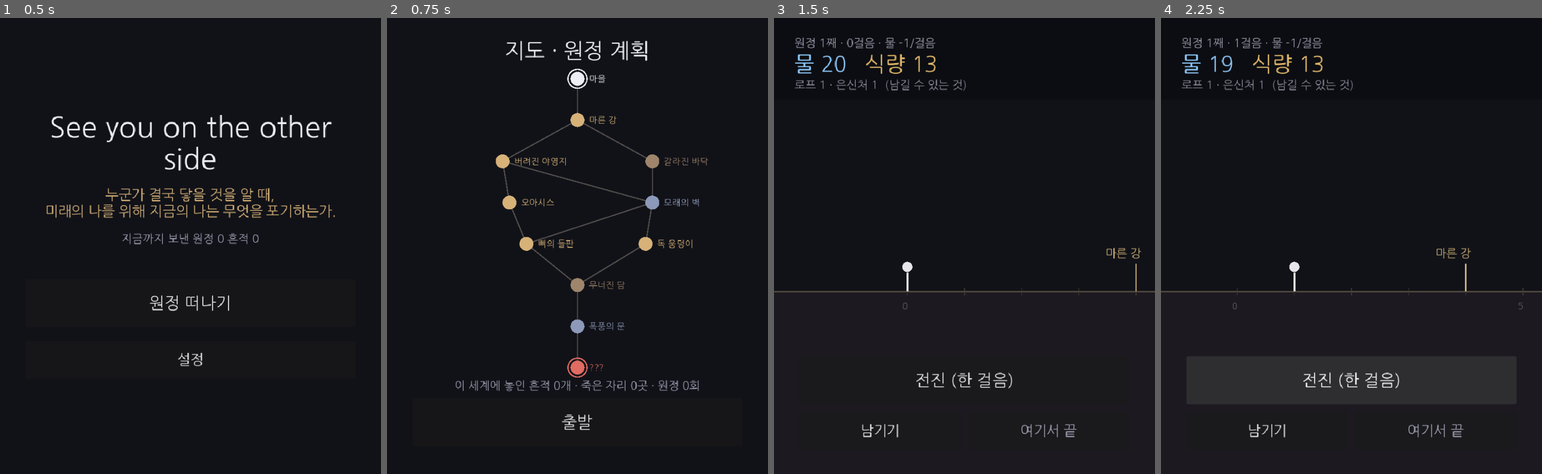
Above: before the commit, frames 1-4 (left to right).
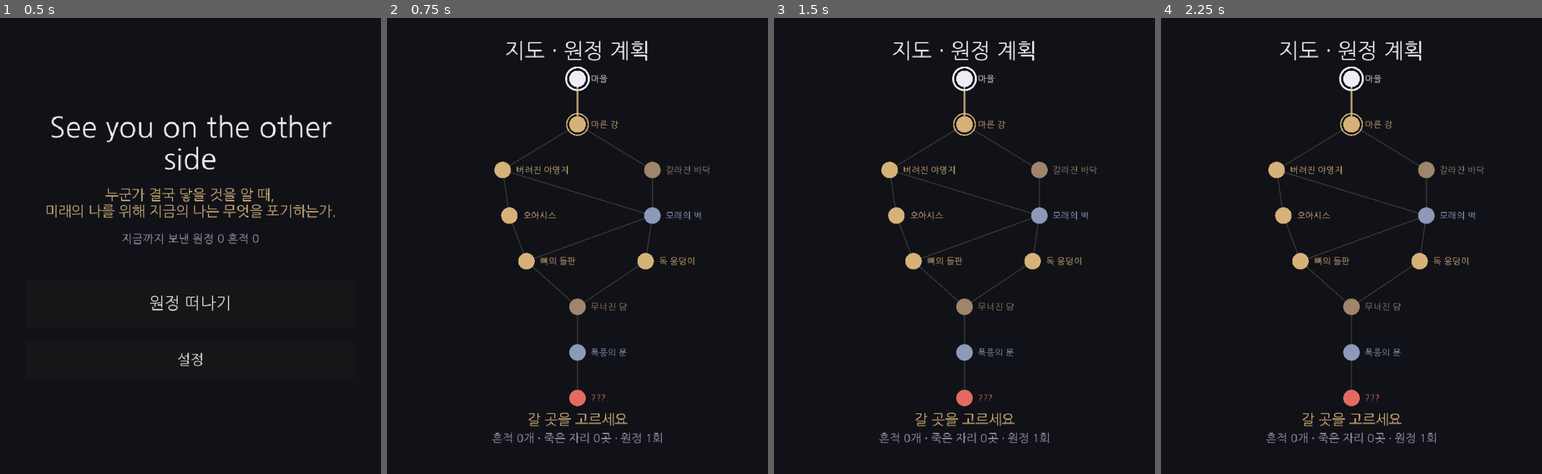
Above: after the commit, the same moments.

Repository: soomin007/Otherside
Game: Godot game, scene res://scenes/main.tscn
The game is run twice, just before and just after one commit, with the same random seed, the same clock (stepped at 60 frames per second) and the same inputs.
Inputs (mouse positions are in pixels of both pictures, inside the frame that each line leads up to):
- Up to frame 1 (0.5 s): no input
- Up to frame 2 (0.75 s): click "원정 떠나기" at 0.5 s
- Up to frame 3 (1.5 s): click (964, 423) at 1.25 s, where only the run before the commit has a clickable "출발"
- Up to frame 4 (2.25 s): click (1351, 378) at 2 s, where only the run before the commit has a clickable "전진 (한 걸음)"

Frame 1 is identical in both runs. In frame 2, 5.4% of the frame differs, in the area x 17-85%, y 10-94%; in frame 3, 5.6%; in frame 4, 14%, in the area x 0-100%, y 4-94%.

Commit message:
feat(map): 노드 맵 연동 — 지도 선택→엣지 횡스크롤→도착 이벤트→복귀
- core/ExpeditionRun.gd: leg 단일 횡스크롤 -> 엣지 진행 모델. current_node/begin_edge/arrived/arrive/
  target_node_id/edge_remaining. step 이 엣지(5걸음) 전진 -> 도착 시 MapGraph 노드 events. leg=원정 누적(거리 곡선). 남기기 보존
- GameState.gd: start_expedition -> travel_to(엣지+expedition) / arrive_node(arrive+map)
- ui/Map.gd: 출발 버튼 폐기 -> next 노드 클릭(_gui_input) -> travel_to. _ready 새 원정/복귀 판별. 현재·선택 노드 강조
- ui/Expedition.gd: _on_advance 도착시 arrive_node, _refresh "도착·지도로", _draw 엣지 단면(목표 노드)으로 단순화
- 기획서 §5 + backlog 갱신

지도↔횡스크롤 번갈기 코어 루프 작동. 흔적/차단/안개/죽음의 노드화는 다음 단계(잠시 빠짐).
검증: --import + -s(엣지 진행·도착·복귀) + map/expedition/main 부팅, 에러 0.

Co-Authored-By: Claude Opus 4.8 (1M context) <noreply@anthropic.com>
Claude-Session: https://claude.ai/code/session_016EykXXuV1kPR9ZLNY3e4LP

Diff:
--- a/scripts/GameState.gd
+++ b/scripts/GameState.gd
@@ -38,10 +38,17 @@
 	current_run = ExpeditionRun.new(START_RESOURCES, bridged_legs(), flags, pickup_traces_map())
 	expedition_count += 1
 
-## 다음 원정을 떠난다 (지도 → 횡스크롤). 새 ExpeditionRun 을 만들고 씬을 바꾼다.
-func start_expedition() -> void:
-	begin_run_in_place()
+## 지도에서 고른 노드로 향한다 (지도 → 횡스크롤). 그 엣지를 시작하고 씬을 바꾼다.
+func travel_to(target_id: String) -> void:
+	if current_run != null:
+		current_run.begin_edge(target_id)
 	get_tree().change_scene_to_file(SCENE_EXPEDITION)
+
+## 노드에 도착해 지도로 돌아간다 (횡스크롤 → 지도). 현재 노드를 목표로 옮긴다.
+func arrive_node() -> void:
+	if current_run != null:
+		current_run.arrive()
+	get_tree().change_scene_to_file(SCENE_MAP)
 
 ## 죽기 전 단 한 번 흔적을 남긴다 (기획서 §3). 남김 = 자기 수명 깎기.
 func leave_trace(trace: TraceData) -> void:
--- a/scripts/core/ExpeditionRun.gd
+++ b/scripts/core/ExpeditionRun.gd
@@ -1,39 +1,42 @@
 class_name ExpeditionRun
 extends RefCounted
 
-## 한 번의 원정(현재 진행 중)의 순수 상태 + 전진/소모/상황 로직. 노드·렌더링 무의존, 테스트 가능.
-## 자원 = 수명 (기획서 §3): 걸음마다 닳고, 소모 자원이 바닥나면 고갈사(소모 위협 = 갈증).
+## 한 번의 원정 상태 + 진행 로직. 노드 그래프(MapGraph)를 엣지 단위로 횡스크롤 전진한다.
+## 루프: 지도에서 다음 노드를 고르면 begin_edge → step 으로 그 노드까지 전진 → 도착 시 노드 이벤트 → 지도 복귀(arrive).
+## 자원 = 수명(기획서 §3): 걸음마다 닳고(거리 비례), 바닥나면 고갈사. leg = 원정 전체 누적 걸음(거리 곡선의 기준).
 ##
-## 페이싱: 매 걸음 자원이 닳고, 결정 상황이 떠 결정을 얹는다.
-##  - 일반 상황: 2~4걸음 랜덤 간격(GAP_MIN..GAP_MAX) 으로 등장(Situations.CATALOG).
-##  - 랜드마크: 정해진 걸음에 고정 등장(Situations.LANDMARKS) - 아이코닉한 장소가 페이싱의 앵커.
-## 물은 걸음마다, 식량은 천천히 닳아 서로 다른 속도의 두 시계. 물이 보통 먼저 바닥나는 긴급한 시계.
+## ⚠️ 노드화 진행 중: 흔적 줍기·차단 영구화의 노드 연동은 다음 단계. 이번 단계는 핵심 흐름(엣지 전진 + 도착 이벤트 + 일반 상황).
+##   (생성자가 받는 bridged/pickup_traces 는 다음 단계용으로 보존만 한다.)
 
 const WATER_PER_STEP: int = 1     ## 물 기본 소모 (출발지 근처). 거리에 따라 늘어난다(water_cost).
 const DESOLATION_EVERY: int = 16  ## 이 걸음마다 물 소모 +1 (멀수록 척박 — 거리 곡선)
 const FOOD_EVERY: int = 2         ## 식량은 이 걸음 수마다 1 소모 (느린 배고픔)
-const GAP_MIN: int = 2         ## 일반 상황 최소 간격 (걸음)
-const GAP_MAX: int = 4         ## 일반 상황 최대 간격 (걸음)
+const GAP_MIN: int = 2            ## 엣지 안 일반 상황 최소 간격 (걸음)
+const GAP_MAX: int = 4            ## 엣지 안 일반 상황 최대 간격 (걸음)
+const EDGE_LEN: int = 5           ## 노드 사이 한 엣지의 걸음 수 (임시 고정 — 다음에 노드 간 거리로)
 
 ## 남길 때 잃는 양 = 다음 원정대가 줍기로 얻는 양(Situations.pickup_trace 와 대칭). 물건 하나 = 그만큼의 희생.
 const LEAVE_COST: Dictionary = {"water": 4, "food": 3, "shelter": 1, "rope": 1}
 
 var resources: Dictionary = {}        ## {"water": int, "food": int, "rope": int, "shelter": int}
-var leg: int = 0                      ## 전진한 걸음 수
+var leg: int = 0                      ## 원정 전체 누적 걸음(거리 곡선)
 var alive: bool = true
 var death_cause: String = ""          ## "" | "thirst" | "hunger"
 var pending_situation: Dictionary = {} ## 지금 결정해야 할 상황 (비어 있으면 없음)
-var bequeathed: bool = false          ## 이번 원정에 "남김 한 번"을 이미 썼나 (런당 1회)
+var bequeathed: bool = false          ## 이번 원정에 "남기기"를 이미 썼나 (런당 1회)
+var current_node: String = ""         ## 지금 서 있는 노드(지도 복귀의 기준)
 
 var rng := RandomNumberGenerator.new()
 var _last_situation_id: String = ""
 var _next_situation_leg: int = 0      ## 다음 일반 상황이 뜰 걸음
-var _bridged: Dictionary = {}  ## 로프가 걸린 차단 leg 집합(leg->true). 차단=영구 지형 변화의 런타임 표현.
-var _flags: Dictionary = {}    ## 켜진 플래그(run ∪ persist). 런 시작 시 영속 플래그 로드, 런 중 sets 로 추가.
-var _traces: Dictionary = {}   ## 줍을 수 있는 과거 흔적 {leg: {kind, tags}} (GameState 주입). 그 걸음에서 줍기 카드.
+var _bridged: Dictionary = {}         ## (보존) 로프가 걸린 차단 leg — 차단 노드화에서 사용 예정
+var _flags: Dictionary = {}           ## 켜진 플래그(run ∪ persist). 런 시작 시 영속 플래그 로드, 런 중 sets 로 추가.
+var _traces: Dictionary = {}          ## (보존) 줍을 수 있는 과거 흔적 — 흔적 노드화에서 사용 예정
+var _target_node: String = ""         ## 이번 엣지의 목표 노드
+var _edge_step: int = 0               ## 이번 엣지에서 전진한 걸음
+var _edge_len: int = 0
 
-## bridged = 과거 원정의 로프 고정 차단 leg. persist_flags = 과거 영속 플래그. pickup_traces = 줍을 수 있는 과거 흔적.
-## core 는 GameState 를 참조하지 않는다(순수성) - 영속 데이터는 생성자로 받는다.
+## bridged/persist_flags/pickup_traces = 과거 원정에서 누적된 영속 데이터(GameState 주입). core 는 GameState 미참조(순수성).
 func _init(starting: Dictionary = {}, bridged: Array = [], persist_flags: Array = [], pickup_traces: Dictionary = {}) -> void:
 	resources = starting.duplicate()
 	for lg in bridged:
@@ -41,8 +44,8 @@
 	for f in persist_flags:
 		_flags[str(f)] = true
 	_traces = pickup_traces.duplicate(true)
+	current_node = MapGraph.START_ID
 	rng.randomize()
-	_schedule_next()
 
 func get_res(key: String) -> int:
 	return int(resources.get(key, 0))
@@ -51,23 +54,20 @@
 func water_cost() -> int:
 	return WATER_PER_STEP + int(leg / DESOLATION_EVERY)
 
-## 이 걸음의 차단에 이미 로프가 걸려 있나 (과거 원정 + 이번 원정에 새로 건 것 포함).
 func is_bridged(lg: int) -> bool:
 	return _bridged.has(lg)
 
-## 이번 원정에 차단에 로프를 걸었다 - 같은 런의 렌더링이 즉시 반영하도록 표시한다.
 func mark_bridged(lg: int) -> void:
 	_bridged[lg] = true
 
-## 이 원정에 플래그가 켜져 있나 (run 또는 과거 영속 둘 다 _flags 에 들어 있음).
 func has_flag(f: String) -> bool:
 	return _flags.has(f)
 
-## 플래그를 켠다 (UI 가 선택의 sets/sets_persist 를 반영). 영속 저장은 GameState 가 따로 한다.
 func set_flag(f: String) -> void:
 	_flags[f] = true
 
-## 이 물건(자원)을 남길 때 잃는 양.
+# --- 남기기 (런당 1회, 죽음과 별개) ---
+
 func leave_cost(key: String) -> int:
 	return int(LEAVE_COST.get(key, 0))
 
@@ -83,39 +83,69 @@
 	return true
 
 ## 물건을 남긴다 — 자원을 비용만큼 잃고(자기 수명 깎기) 토큰을 소진한다. 흔적 자체는 UI/GameState 가 만든다.
-## can_leave 가 보장하므로 이로 인해 죽지 않는다(전진은 계속).
 func do_leave(key: String) -> void:
 	resources[key] = get_res(key) - leave_cost(key)
 	bequeathed = true
 
-## 한 걸음 전진 - 소모 자원을 차감하고 고갈을 판정한다. 살아남으면 랜드마크/일반 상황을 세운다.
+# --- 노드 진행 (지도 ↔ 횡스크롤) ---
+
+## 지도에서 고른 다음 노드로 향하는 엣지를 시작한다(횡스크롤 진입 시).
+func begin_edge(target_id: String) -> void:
+	_target_node = target_id
+	_edge_len = EDGE_LEN
+	_edge_step = 0
+	_schedule_next()
+
+## 이번 엣지의 목표 노드에 도착했나(이벤트/복귀 대기).
+func arrived() -> bool:
+	return _target_node != "" and _edge_step >= _edge_len
+
+## 도착 처리 — 지도 복귀 시 현재 노드를 목표로 옮기고 엣지를 닫는다.
+func arrive() -> void:
+	if _target_node == "":
+		return
+	current_node = _target_node
+	_target_node = ""
+	_edge_step = 0
+	_edge_len = 0
+
+## 목적지(end)에 닿았나 — 지도 복귀(arrive) 후 판정.
+func at_end() -> bool:
+	return current_node == "end"
+
+## 이번 엣지의 목표 노드 id (엣지 진행 중이 아니면 빈 문자열).
+func target_node_id() -> String:
+	return _target_node
+
+## 목표 노드까지 남은 걸음.
+func edge_remaining() -> int:
+	return maxi(0, _edge_len - _edge_step)
+
+## 한 걸음 전진 — 소모 자원을 차감하고 고갈을 판정한다. 엣지 중엔 일반 상황, 끝에선 도착 노드 이벤트.
 func step() -> void:
 	if not alive or not pending_situation.is_empty():
 		return
+	if _target_node == "" or arrived():
+		return  # 엣지 시작 전(지도) 또는 이미 도착(복귀 대기)
 	leg += 1
+	_edge_step += 1
 	resources["water"] = get_res("water") - water_cost()
 	if leg % FOOD_EVERY == 0:
 		resources["food"] = get_res("food") - 1
 	_check_death()
 	if not alive:
 		return
-	# 랜드마크(고정 지형)가 일반 상황보다 우선. 어느 쪽이 떠도 다음 일반 상황 일정을 새로 잡는다.
-	if Situations.LANDMARKS.has(leg):
-		var feat: Dictionary = Situations.landmark(leg)
-		# 이미 로프를 건 차단이면 이전 원정대가 길을 열어둔 통과 카드로 대체(self-async 보상).
-		if str(feat.get("kind", "cache")) == "blockage" and _bridged.has(leg):
-			_set_pending(Situations.crossed_blockage(feat))
-		else:
-			# 이벤트 풀에서 하나 — 켜진 플래그(_flags)에 맞는 변형 이벤트 우선.
-			_set_pending(Situations.pick_event(feat, _flags, rng))
-	elif _traces.has(leg):
-		# 과거 흔적이 있는 걸음 — 줍기 카드(랜드마크 다음 우선).
-		_set_pending(Situations.pickup_trace(_traces[leg]))
+	if _edge_step >= _edge_len:
+		# 목표 노드 도착 — 노드 이벤트(events 있으면. start/end 는 없음 → 바로 복귀 대기).
+		var node: Dictionary = MapGraph.node(_target_node)
+		var ev: Dictionary = Situations.pick_event(node, _flags, rng)
+		if not ev.is_empty():
+			_set_pending(ev)
 	elif leg >= _next_situation_leg:
-		# 일반 상황도 플래그 조건(requires)을 받는다 — 같은 런 연쇄.
+		# 엣지 중 일반 상황 — 플래그 조건(requires)도 받는다(같은 런 연쇄).
 		_set_pending(Situations.pick(rng, _last_situation_id, _flags))
 
-## 상황의 한 선택지를 적용한다 - 자원 델타 반영 후 고갈 판정. 선택이 곧 죽음일 수도 있다.
+## 상황의 한 선택지를 적용한다 — 자원 델타 반영 후 고갈 판정. 선택이 곧 죽음일 수도 있다.
 func apply_choice(effect: Dictionary) -> void:
 	for key in effect:
 		resources[key] = get_res(key) + int(effect[key])
--- a/scripts/ui/Expedition.gd
+++ b/scripts/ui/Expedition.gd
@@ -221,6 +221,7 @@
 	_water_label.add_theme_color_override("font_color", _res_color(water, 3, Color(0.55, 0.78, 0.97)))
 	_food_label.add_theme_color_override("font_color", _res_color(food, 2, Color(0.88, 0.72, 0.42)))
 	_aux_label.text = "로프 %d · 은신처 %d  (남길 수 있는 것)" % [_run.get_res("rope"), _run.get_res("shelter")]
+	_advance_btn.text = "도착 · 지도로" if _run.arrived() else "전진 (한 걸음)"
 	_update_leave_btn()
 	_update_storm_fx()
 	queue_redraw()
@@ -272,6 +273,9 @@
 
 func _on_advance() -> void:
 	if not _run.alive or not _run.pending_situation.is_empty():
+		return
+	if _run.arrived():
+		GameState.arrive_node()  # 목표 노드 도착 → 지도로 복귀(다음 분기 선택)
 		return
 	_run.step()
 	_refresh()
@@ -585,27 +589,28 @@
 		if i % 5 == 0 and font != null:
 			draw_string(font, Vector2(x - 8.0, ground_y + 28.0), str(i), HORIZONTAL_ALIGNMENT_LEFT, -1, UITheme.FS_TINY, Color(0.4, 0.4, 0.42))
 
-	# 이전 원정대 — 남긴 흔적 점 (self-async). ROPE 는 차단의 다리로 따로 그리므로 건너뛴다.
-	for t in GameState.loaded_traces():
-		if t.object_kind == TraceData.ObjectKind.ROPE:
-			continue
-		var tx: float = t.leg * STEP_PX + offset
-		if tx < -20.0 or tx > rect.x + 20.0:
-			continue
-		draw_circle(Vector2(tx, ground_y - 10.0), 6.0, UITheme.SAND)
-		if not t.tags.is_empty() and font != null:
-			draw_string(font, Vector2(tx - 16.0, ground_y - 26.0), " ".join(PackedStringArray(t.tags)), HORIZONTAL_ALIGNMENT_LEFT, -1, UITheme.FS_SMALL, Color(0.72, 0.62, 0.46))
-
-	# 고정 지형 - 종류별로 그린다. 다가오는 걸 미리 보여줘 계획·대비를 만든다(아이코닉함 강화).
-	for lm_leg in Situations.LANDMARKS:
-		var feat: Dictionary = Situations.LANDMARKS[lm_leg]
-		match str(feat.get("kind", "cache")):
-			"blockage": _draw_blockage(lm_leg, feat, ground_y, offset, rect, font)
-			"storm": _draw_storm(lm_leg, feat, ground_y, offset, rect, font)
-			_: _draw_cache_marker(lm_leg, feat, ground_y, offset, rect, font)
+	# 목표 노드 — 이번 엣지의 도착점이 앞에서 다가온다(남은 걸음만큼 오른쪽). 노드화로 흔적/지형 마커는 다음 단계.
+	var dest_id: String = _run.target_node_id()
+	if dest_id != "":
+		var dx: float = walker_x + float(_run.edge_remaining()) * STEP_PX
+		var dnode: Dictionary = MapGraph.node(dest_id)
+		var dcol: Color = _node_kind_color(str(dnode.get("kind", "")))
+		draw_line(Vector2(dx, ground_y), Vector2(dx, ground_y - 48.0), dcol, 2.0)
+		draw_circle(Vector2(dx, ground_y - 54.0), 7.0, dcol)
+		if font != null:
+			draw_string(font, Vector2(dx - 50.0, ground_y - 64.0), str(dnode.get("name", "")), HORIZONTAL_ALIGNMENT_LEFT, 160, UITheme.FS_SMALL, dcol)
 
 	# 걷는 이
 	_draw_walker(Vector2(walker_x, ground_y), _run.alive)
+
+## 노드 종류별 색 (지도와 같은 팔레트).
+func _node_kind_color(kind: String) -> Color:
+	match kind:
+		"cache": return UITheme.SAND
+		"blockage": return Color(0.62, 0.52, 0.42)
+		"storm": return Color(0.55, 0.60, 0.72)
+		"end": return UITheme.DANGER
+		_: return UITheme.FG
 
 ## 자원형 지형 — 다가오는 앵커를 막대 + 이름으로.
 func _draw_cache_marker(lm_leg: int, feat: Dictionary, ground_y: float, offset: float, rect: Vector2, font: Font) -> void:
--- a/scripts/ui/Map.gd
+++ b/scripts/ui/Map.gd
@@ -1,16 +1,18 @@
 extends Control
 
-## 탑뷰 지도 — Slay the Spire 식 분기 노드 맵. 여기서 길을 골라 원정을 떠난다.
-## 총괄자가 거듭 보낸 원정대들의 누적(길/죽음/흔적)을 보여주는 창 — 주제의 시각화.
-##
-## 1단계(현재): 고정 노드 그래프(MapGraph)를 시각화 — 노드·엣지·분기. 위(마을)→아래(목적지).
-## 다음 단계: 현재 노드/선택, 노드 선택 → 횡스크롤 엣지 전진, 안개(누적), 죽음·흔적 노드 마커.
+## 탑뷰 지도 — Slay the Spire 식 분기 노드 맵. 현재 노드에서 갈 수 있는 다음 노드를 골라 떠난다.
+## 루프: 지도에서 노드 선택 → 그 엣지를 횡스크롤로 전진 → 도착 노드 이벤트 → 지도 복귀.
+## 노드 맵 비주얼은 임시(플레이스홀더) — 모양 다듬기는 그래픽 작업 때.
 
-const TOP_Y: float = 96.0    ## 제목 아래(지도 시작 y)
-const BOT_Y: float = 168.0   ## 하단 출발 영역 높이
-const NODE_R: float = 11.0
+const TOP_Y: float = 96.0
+const BOT_Y: float = 120.0
+const NODE_R: float = 13.0
 
 func _ready() -> void:
+	# 새 원정이면(run 없음 또는 직전 원정이 죽음) 마을부터 새로 시작한다. 도착 복귀(살아있는 run)는 유지.
+	if GameState.current_run == null or not GameState.current_run.alive:
+		GameState.begin_run_in_place()
+
 	var title := UITheme.make_label("지도 · 원정 계획", UITheme.FS_H1)
 	title.set_anchors_preset(Control.PRESET_TOP_WIDE)
 	title.offset_top = UITheme.SAFE + 10.0
@@ -20,27 +22,52 @@
 	bottom.set_anchors_preset(Control.PRESET_BOTTOM_WIDE)
 	bottom.offset_top = -BOT_Y
 	bottom.offset_bottom = -UITheme.SAFE
+	bottom.mouse_filter = Control.MOUSE_FILTER_IGNORE
 	add_child(bottom)
 
 	var bcol := VBoxContainer.new()
 	bcol.custom_minimum_size = Vector2(UITheme.COLUMN_W, 0)
-	bcol.add_theme_constant_override("separation", 10)
+	bcol.add_theme_constant_override("separation", 8)
 	bottom.add_child(bcol)
 
+	bcol.add_child(UITheme.make_label(_guide_text(), UITheme.FS_LABEL, UITheme.SAND))
 	bcol.add_child(UITheme.make_label(
-		"이 세계에 놓인 흔적 %d개 · 죽은 자리 %d곳 · 원정 %d회" % [GameState.traces.size(), GameState.deaths.size(), GameState.expedition_count],
+		"흔적 %d개 · 죽은 자리 %d곳 · 원정 %d회" % [GameState.traces.size(), GameState.deaths.size(), GameState.expedition_count],
 		UITheme.FS_SMALL, UITheme.MUTED))
-
-	var embark := UITheme.make_button("출발")
-	embark.pressed.connect(_on_embark_pressed)
-	bcol.add_child(embark)
 
 	queue_redraw()
 
-func _on_embark_pressed() -> void:
-	GameState.start_expedition()
+func _guide_text() -> String:
+	var cur: String = _current_node_id()
+	if cur == "end":
+		return "목적지에 닿았다. (여기까지가 Phase 0)"
+	return "갈 곳을 고르세요"
 
-# --- 노드 맵 렌더 ---
+func _current_node_id() -> String:
+	if GameState.current_run != null:
+		return GameState.current_run.current_node
+	return MapGraph.START_ID
+
+# --- 노드 선택(클릭) ---
+
+func _gui_input(event: InputEvent) -> void:
+	var clicked: bool = (event is InputEventMouseButton and event.pressed and event.button_index == MOUSE_BUTTON_LEFT) \
+		or (event is InputEventScreenTouch and event.pressed)
+	if not clicked:
+		return
+	var pos: Vector2 = event.position
+	var area := _map_area()
+	for nx in MapGraph.node(_current_node_id()).get("next", []):
+		var p: Vector2 = _node_screen(MapGraph.node(str(nx)), area)
+		if pos.distance_to(p) <= NODE_R + 16.0:
+			GameState.travel_to(str(nx))
+			return
+
+# --- 렌더 ---
+
+func _map_area() -> Rect2:
+	var rect: Vector2 = size
+	return Rect2(UITheme.PAD, TOP_Y, rect.x - UITheme.PAD * 2.0, rect.y - TOP_Y - BOT_Y)
 
 func _node_screen(node: Dictionary, area: Rect2) -> Vector2:
 	var mr: int = maxi(1, MapGraph.max_row())
@@ -63,32 +90,38 @@
 	var rect: Vector2 = size
 	if rect.x <= 0.0 or rect.y <= 0.0:
 		return
-	var area := Rect2(UITheme.PAD, TOP_Y, rect.x - UITheme.PAD * 2.0, rect.y - TOP_Y - BOT_Y)
+	var area := _map_area()
 	if area.size.y < 60.0 or area.size.x < 60.0:
 		return
 	var font: Font = get_theme_default_font()
 	if font == null:
 		font = ThemeDB.fallback_font
 
-	# 엣지(분기) 먼저 — 노드 뒤에 깔린다.
+	var cur: String = _current_node_id()
+	var nexts: Array = MapGraph.node(cur).get("next", [])
+
+	# 엣지 — 현재 노드에서 갈 수 있는 길은 또렷이, 나머지는 흐리게
 	for id in MapGraph.NODES:
 		var node: Dictionary = MapGraph.NODES[id]
 		var from: Vector2 = _node_screen(node, area)
+		var reachable: bool = (id == cur)
 		for nx in node.get("next", []):
 			var nn: Dictionary = MapGraph.node(str(nx))
 			if nn.is_empty():
 				continue
-			draw_line(from, _node_screen(nn, area), Color(0.42, 0.40, 0.38, 0.7), 2.0)
+			var col: Color = Color(0.78, 0.66, 0.45, 0.9) if reachable else Color(0.40, 0.38, 0.36, 0.5)
+			draw_line(from, _node_screen(nn, area), col, 2.5 if reachable else 1.5)
 
-	# 노드 + 이름
+	# 노드 — 현재(굵은 테두리)·선택 가능(반짝 테두리)·나머지
 	for id in MapGraph.NODES:
 		var node: Dictionary = MapGraph.NODES[id]
 		var p: Vector2 = _node_screen(node, area)
 		var kind: String = str(node.get("kind", ""))
 		var col: Color = _kind_color(kind)
-		# 시작/끝은 테두리로 강조
-		if kind == "start" or kind == "end":
-			draw_arc(p, NODE_R + 4.0, 0.0, TAU, 24, col, 2.0)
 		draw_circle(p, NODE_R, col)
+		if id == cur:
+			draw_arc(p, NODE_R + 5.0, 0.0, TAU, 28, UITheme.FG, 3.0)
+		elif id in nexts:
+			draw_arc(p, NODE_R + 4.0, 0.0, TAU, 28, UITheme.SAND, 2.0)
 		if font != null:
-			draw_string(font, p + Vector2(NODE_R + 7.0, 5.0), str(node.get("name", "")), HORIZONTAL_ALIGNMENT_LEFT, 150.0, UITheme.FS_TINY, col)
+			draw_string(font, p + Vector2(NODE_R + 8.0, 5.0), str(node.get("name", "")), HORIZONTAL_ALIGNMENT_LEFT, 150.0, UITheme.FS_TINY, col)
Not shown, changed: docs/design/SYOTOS_기획서_v0.1.md
Not shown, changed: docs/design/backlog.md
Not shown, changed: session_logs/2026-06-30.md
